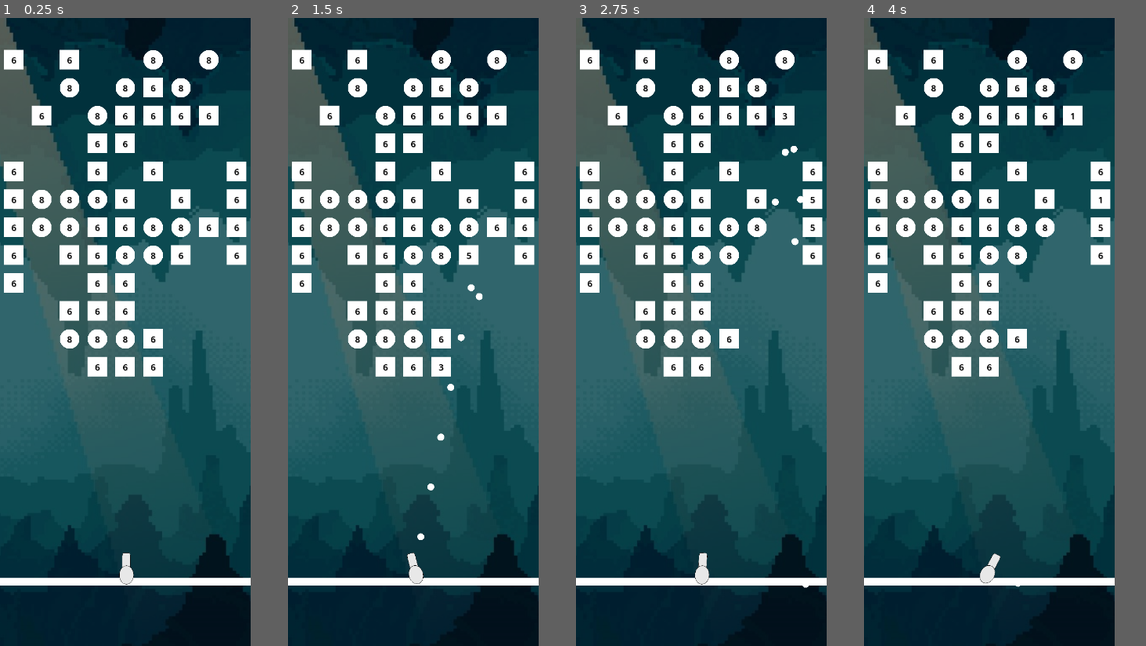
Above: before the commit, frames 1-4 (left to right).
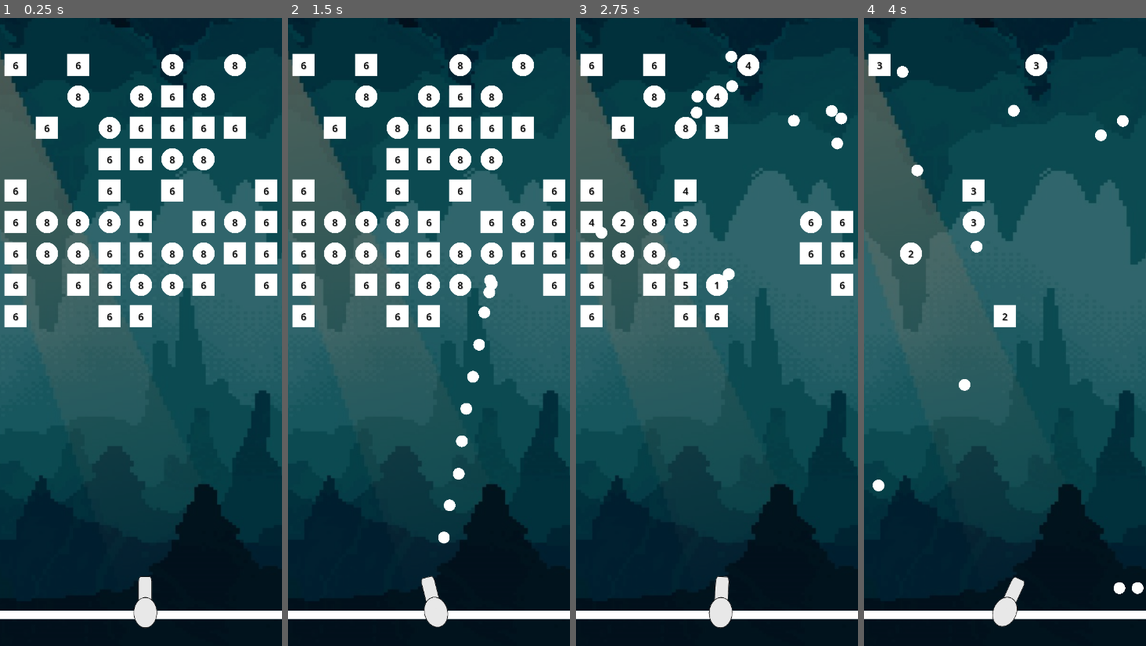
Above: after the commit, the same moments.

Repository: tanmay-haldar0/bricks-breaker
Game: Godot game, scene res://Scenes/game.tscn
Two runs of this game, one before a commit and one after it. Both use one fixed random seed, a clock stepped at 60 frames per second and the inputs below.
Inputs (mouse positions are in pixels of both pictures, inside the frame that each line leads up to):
- Up to frame 1 (0.25 s): no input
- Up to frame 2 (1.5 s): tap Enter at 0.5 s; move the mouse to (468, 300) at 0.52 s; click (468, 300) at 0.6 s; move the mouse to (364, 363) at 1.27 s; click (364, 363) at 1.35 s
- Up to frame 3 (2.75 s): move the mouse to (725, 193) at 2.02 s; click (725, 193) at 2.1 s
- Up to frame 4 (4 s): move the mouse to (976, 457) at 2.77 s; click (976, 457) at 2.85 s; move the mouse to (1064, 426) at 3.52 s; click (1064, 426) at 3.6 s
In our replay, the window is 320x800 before the commit and 360x800 after it. These sizes can differ from the game's own. Grey fills any space a smaller window leaves; there, only what the larger window draws over its background counts as a difference.

The runs differ from the first frame. In frame 1, 39% of the frame differs, in the area x 0-100%, y 0-100%; in frame 2, 39%; in frame 3, 36%; in frame 4, 34%.

Commit message:
there are bug

Diff:
--- a/Scenes/ball.tscn
+++ b/Scenes/ball.tscn
@@ -3,14 +3,15 @@
 [ext_resource type="Script" path="res://Scripts/ball.gd" id="1_pntxp"]
 
 [sub_resource type="PhysicsMaterial" id="PhysicsMaterial_j66hs"]
-bounce = 1.0
+rough = true
+bounce = 0.9
 
 [sub_resource type="SphereMesh" id="SphereMesh_ajool"]
-radius = 8.0
-height = 16.0
+radius = 12.0
+height = 24.0
 
 [sub_resource type="CircleShape2D" id="CircleShape2D_mpuw1"]
-radius = 8.0
+radius = 12.0
 
 [node name="ball" type="RigidBody2D" groups=["ball"]]
 collision_layer = 2
--- a/Scenes/game.tscn
+++ b/Scenes/game.tscn
@@ -8,7 +8,7 @@
 [ext_resource type="Script" path="res://Scripts/cannon.gd" id="6_abhme"]
 
 [sub_resource type="RectangleShape2D" id="RectangleShape2D_jpcxn"]
-size = Vector2(770, 85)
+size = Vector2(838, 85)
 
 [sub_resource type="TileSetScenesCollectionSource" id="TileSetScenesCollectionSource_1coqo"]
 scenes/2/scene = ExtResource("3_48mhl")
@@ -23,26 +23,27 @@
 
 [node name="Full" type="Sprite2D" parent="."]
 modulate = Color(0.424931, 0.424931, 0.424931, 1)
-position = Vector2(357, 668)
-scale = Vector2(1.93421, 1.74259)
+position = Vector2(281, 508.501)
+scale = Vector2(1.93421, 1.49167)
 texture = ExtResource("1_ll06v")
 
 [node name="wall" type="StaticBody2D" parent="."]
 
 [node name="CollisionPolygon2D" type="CollisionPolygon2D" parent="wall"]
-polygon = PackedVector2Array(-60, -54, -52, 1283, -4, 1287, -1, 0, 584, 6, 581, 1285, 628, 1283, 644, -50)
+polygon = PackedVector2Array(-129, -105, -129, 1302, 0, 1299, -1, 0, 574, -2, 579, 1290, 689, 1281, 697, -105)
 
 [node name="floor" type="StaticBody2D" parent="." groups=["bottom"]]
+position = Vector2(0, 61)
 
 [node name="CollisionShape2D" type="CollisionShape2D" parent="floor"]
-position = Vector2(278, 1335)
+position = Vector2(312, 1197.58)
 shape = SubResource("RectangleShape2D_jpcxn")
 
 [node name="TextureRect" type="ColorRect" parent="floor"]
 offset_left = -110.0
-offset_top = 1284.0
-offset_right = 661.0
-offset_bottom = 1301.0
+offset_top = 1146.69
+offset_right = 720.0
+offset_bottom = 1163.69
 
 [node name="Timer" type="Timer" parent="."]
 wait_time = 0.1
@@ -51,14 +52,14 @@
 wait_time = 5.0
 
 [node name="Cannon" type="Sprite2D" parent="."]
-position = Vector2(290, 1262)
-scale = Vector2(0.27643, 0.293982)
+position = Vector2(295, 1100.59)
+scale = Vector2(0.4, 0.427)
 texture = ExtResource("5_5aphp")
 script = ExtResource("6_abhme")
 
 [node name="TileMap" type="TileMap" parent="."]
 tile_set = SubResource("TileSet_sq0t7")
 format = 2
-layer_0/tile_data = PackedInt32Array(65536, 0, 196608, 65538 …(560 unchanged characters)… , 458758, 0, 131072, 524294, 0, 196608, 720898, 0, 131072, 720899, 0, 131072, 720900, 0, 131072, 655363, 0, 196608, 655364, 0, 196608, 720901, 0, 196608, 786437, 0, 196608, 786436, 0, 196608, 786435, 0, 196608, 655362, 0, 196608, 589828, 0, 196608, 589827, 0, 196608, 327680, 0, 196608, 393216, 0, 196608, 458752, 0, 196608, 524288, 0, 196608, 589824, 0, 196608, 327688, 0, 196608, 393224, 0, 196608, 458760, 0, 196608, 524296, 0, 196608, 458753, 0, 131072, 393217, 0, 131072)
+layer_0/tile_data = PackedInt32Array(65536, 0, 196608, 65538 …(560 unchanged characters)… , 458758, 0, 131072, 524294, 0, 196608, 589828, 0, 196608, 589827, 0, 196608, 327680, 0, 196608, 393216, 0, 196608, 458752, 0, 196608, 524288, 0, 196608, 589824, 0, 196608, 327688, 0, 196608, 393224, 0, 196608, 458760, 0, 196608, 524296, 0, 196608, 458753, 0, 131072, 393217, 0, 131072, 262149, 0, 131072, 262150, 0, 131072, 393223, 0, 131072)
 
 [connection signal="timeout" from="boost_speed" to="." method="_on_boost_speed_timeout"]
--- a/Scripts/ball.gd
+++ b/Scripts/ball.gd
@@ -1,28 +1,66 @@
 extends RigidBody2D
 
-var speed:int = 1000
+var speed: int = 1000
 var shoot_direction = Vector2()
+var first_ball_triggered: bool = false
 
 func _ready() -> void:
 	shoot_direction = get_parent().show_direction()
+	shoot_direction += Vector2(randf_range(-10, 10), randf_range(-30, -10))  # Small offset to avoid horizontal loop
+
+	# Ensure the shoot direction is properly normalized and applied
+	shoot_direction = shoot_direction.normalized() * speed
 	apply_central_impulse(shoot_direction)
+	set_sleeping(false)  # Make sure the ball doesn't sleep
+
+
+func _process(delta):
+	print("Ball position: ", position, ", Velocity: ", linear_velocity)
+	set_sleeping(false)
+	# If the ball is close to the bottom and hasn't triggered the cannon position update
+	if position.y >= 1100 and not get_parent().first_ball_triggered:
+		get_parent().adjust_canon_position(position.x)  # Update cannon position immediately
+		get_parent().first_ball_triggered = true  # Ensure this only happens once
+
+	# If the ball goes out of bounds, remove it
+	if position.x < -10 or position.x > 680 or position.y > 1500:
+		get_parent().remove_ball()
+		queue_free()
+
+
 
 func _on_body_entered(body):
-	#print("Body entered: ", body.name)
 	if body.is_in_group("brick"):
-		#print("Brick detected in group")
 		body.take_life()
+		reflect_velocity_with_limit((position - body.position).normalized())
+
 	if body.is_in_group("bottom"):
 		get_parent().remove_ball()
 		queue_free()
 
+
 func _integrate_forces(state):
+	# Ensure the ball maintains constant speed
 	if state.linear_velocity.length() < speed:
-		state.linear_velocity = state.linear_velocity.normalized()*speed
-	var ball_safe_zone = self.position
-	if ball_safe_zone.x < -10 or ball_safe_zone.x > 600 or ball_safe_zone.y < -10 or ball_safe_zone.y > 1500 :
+		state.linear_velocity = state.linear_velocity.normalized() * speed
+
+	# Check if the ball goes out of bounds
+	if position.x < -10 or position.x > 580 or position.y > 1300:
 		get_parent().remove_ball()
 		queue_free()
 
+func reflect_velocity_with_limit(normal):
+	var reflection = linear_velocity.bounce(normal)
+	var min_angle = deg_to_rad(15)  # Minimum allowed angle deviation
+
+	# Ensure the reflection is not too vertical or horizontal
+	if abs(reflection.angle_to(Vector2.RIGHT)) < min_angle:
+		reflection = reflection.rotated(sign(reflection.y) * min_angle)
+
+	# Add a slight downward offset to avoid horizontal loops
+	reflection += Vector2(0, 50)  # Push the ball downward slightly
+
+	linear_velocity = reflection.normalized() * speed
+
 func add_speed(boost_speed):
 	speed += boost_speed
--- a/Scripts/game.gd
+++ b/Scripts/game.gd
@@ -3,8 +3,9 @@
 var balls_available = 10 + level
 var canShoot = true
 var ball_count:int = 0
-var canon_location = Vector2(290,1265)
+var canon_location = Vector2(296,1190)
 @onready var boost_speed: Timer = $boost_speed
+@onready var cannon: Sprite2D = $Cannon
 
 var new_shoot_direction = Vector2()
 @onready var tilemap: TileMap = $TileMap
@@ -21,37 +22,38 @@
 
 # Called every frame. 'delta' is the elapsed time since the previous frame.
 func _process(delta: float) -> void:
-	if check_tilemap_status():
-		print("No more tiles in the TileMap")
-	else:
-		print("Tiles still present in the TileMap")
-
+	if check_all_bricks_destroyed():
+		print("You Win")
+		pull_down_all_balls()
+	cannon.position = canon_location
 	if Input.is_action_just_released("shoot") and canShoot:
 		shoot_balls(get_global_mouse_position())
 
 
 func shoot_balls(shoot_direction):
-	new_shoot_direction =shoot_direction - canon_location
+	new_shoot_direction = shoot_direction - canon_location
 	canShoot = false
 	boost_speed.start()
+
 	for i in range(balls_available):
 		var new_balls = balls.instantiate()
 		new_balls.position = canon_location
 		add_child(new_balls)
 		ball_count += 1
-		timer.start()
-		await timer.timeout
+		await get_tree().create_timer(0.05).timeout  # Tiny delay to ensure correct initialization
+
 
 
 func remove_ball():
 	ball_count -= 1
 	if ball_count <= 0:
 		canShoot = true
+		reset_round()
 
 
 func _on_boost_speed_timeout() -> void:
 	for balls in  get_tree().get_nodes_in_group("ball"):
-		balls.add_speed(1000)
+		balls.add_speed(500)
 		boost_speed.start()
 
 
@@ -59,38 +61,34 @@
 	return new_shoot_direction
 
 
+func check_all_bricks_destroyed() -> bool:
+	return get_tree().get_nodes_in_group("brick").is_empty()
+	cannon.position.x = 296
 
 
-# Function to check if TileMap has no tiles left
-func check_tilemap_status():
-	# Detailed debugging function
-	if tilemap == null:
-		print("ERROR: TileMap is null")
-		return
 
-	# Basic information about the TileMap
-	print("TileMap Layers: ", tilemap.get_layers_count())
-	print("Used Rect: ", tilemap.get_used_rect())
+func pull_down_all_balls():
+	for ball in get_tree().get_nodes_in_group("ball"):
+		var tween = get_tree().create_tween()
 
-	# Check each layer explicitly
-	for layer in tilemap.get_layers_count():
-		print("Checking Layer ", layer)
+		# Animate the ball's position to (320, 1280) over 1 second
+		tween.tween_property(ball, "position", Vector2(296, 1190), 0.29)\
+			 .set_trans(Tween.TRANS_CUBIC)\
+			 .set_ease(Tween.EASE_IN_OUT)
 
-		# Get used cells for this layer
-		var used_cells = tilemap.get_used_cells(layer)
-		print("Used Cells in Layer ", layer, ": ", used_cells)
 
-		# Check each cell individually
-		if not used_cells.is_empty():
-			for cell in used_cells:
-				var tile_data = tilemap.get_cell_tile_data(layer, cell)
-				print("Cell ", cell, " Tile Data: ", tile_data)
+var first_ball_triggered: bool = false
 
-	# Alternative method to check tiles
-	var total_tiles = 0
-	for layer in tilemap.get_layers_count():
-		var layer_tiles = tilemap.get_used_cells(layer).size()
-		total_tiles += layer_tiles
-		print("Tiles in Layer ", layer, ": ", layer_tiles)
+func adjust_canon_position(ball_x_position):
+	if not first_ball_triggered:
+		canon_location.x = ball_x_position  # Update the cannon's X position
+		cannon.position.x = canon_location.x  # Update the cannon's visual position
+		print("Cannon position adjusted to: ", canon_location.x)
+		first_ball_triggered = true  # Ensure this only happens once
 
-	print("Total Tiles: ", total_tiles)
+
+func reset_round():
+	first_ball_triggered = false
+	canon_location = Vector2(296, 1190)  # Reset to the default position
+	cannon.position = canon_location
+	canShoot = true
--- a/project.godot
+++ b/project.godot
@@ -18,7 +18,7 @@
 [display]
 
 window/size/viewport_width=576
-window/size/viewport_height=1440
+window/size/viewport_height=1280
 window/size/window_width_override=360
 window/size/window_height_override=640
 window/stretch/mode="viewport"
Binary file removed: Assets/ball.png
Not shown, removed: Assets/ball.png.import
Not shown, changed: export_presets.cfg
